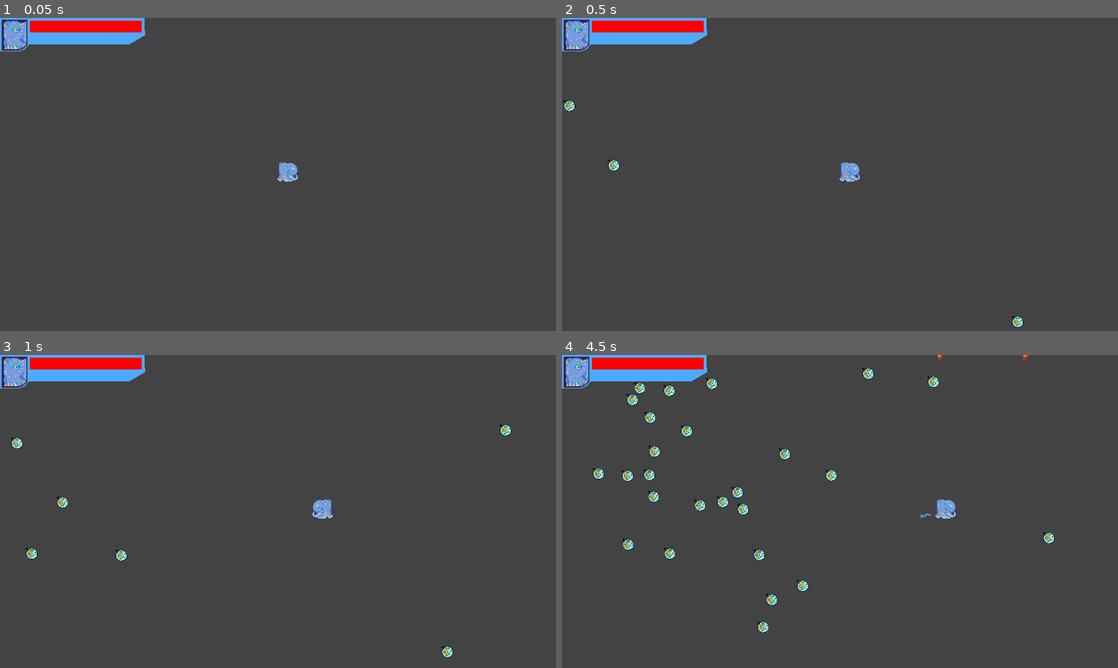
Above: before the commit, frames 1-4 (two rows, left to right).
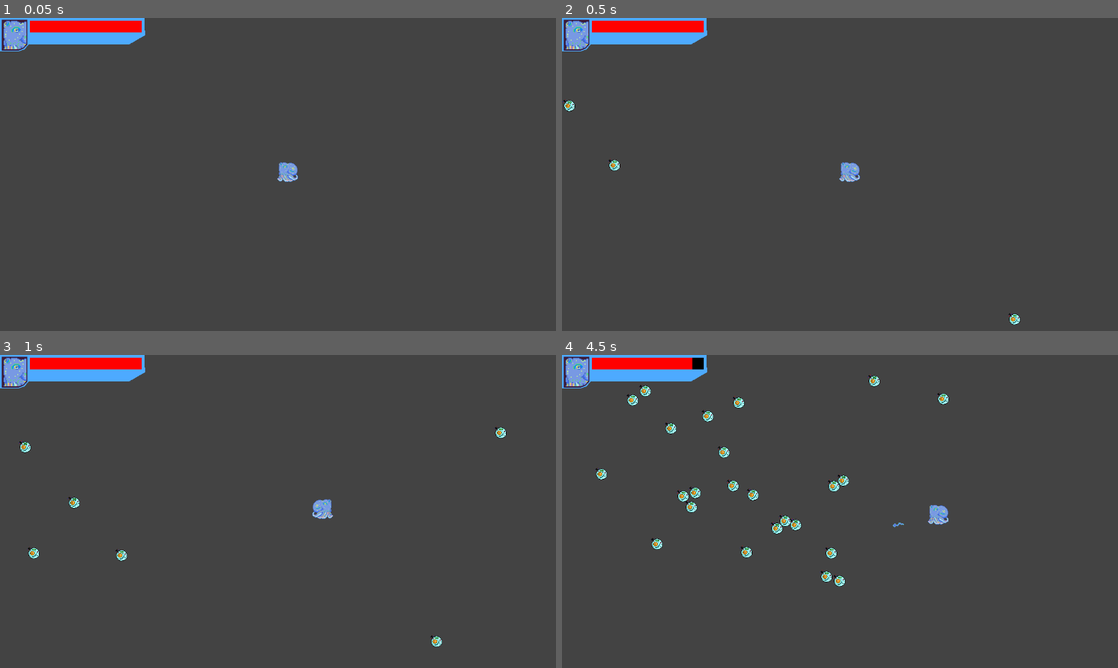
Above: after the commit, the same moments.

Repository: Igonorant/perfect-form
Game: Godot game, scene res://arenas/arena.tscn
Two runs of this game, one before a commit and one after it. Both use one fixed random seed, a clock stepped at 60 frames per second and the inputs below.
Inputs:
- Up to frame 1 (0.05 s): no input
- Up to frame 2 (0.5 s): no input
- Up to frame 3 (1 s): hold Right (move_right) from 0.53 s (still down); tap E (atk_e) at 0.6 s
- Up to frame 4 (4.5 s): release Right (move_right) at 1.28 s; hold Down (move_down) 1.28-2.03 s; tap one key every 0.75 s from 1.35 s: Q (atk_q) R (atk_r) W (atk_w) E (atk_e) Q (atk_q); hold Right (move_right) 2.03-2.78 s; hold Up (move_up) 2.78-3.53 s; hold Left (move_left) from 3.53 s (still down)

Frame 1 is identical in both runs. In frame 2, 0.1% of the frame differs, in the area x 8-83%, y 44-99%; in frame 3, 0.5%; in frame 4, 3.2%, in the area x 5-89%, y 0-89%.

Commit message:
Update velocity component to have its own resource

Diff:
--- a/characters/enemy.tscn
+++ b/characters/enemy.tscn
@@ -1,12 +1,21 @@
-[gd_scene load_steps=7 format=3 uid="uid://dpg3ryjkfw4dx"]
+[gd_scene load_steps=9 format=3 uid="uid://dpg3ryjkfw4dx"]
 
 [ext_resource type="Script" uid="uid://bwscga8f2qkix" path="res://characters/enemy.gd" id="1_1ohc2"]
 [ext_resource type="Texture2D" uid="uid://ta6vh22jk3wy" path="res://assets/placeholder_enemy.png" id="2_1ohc2"]
 [ext_resource type="PackedScene" uid="uid://dahnogck2kxfx" path="res://components/velocity/velocity_component.tscn" id="2_nhupr"]
 [ext_resource type="PackedScene" uid="uid://c2xqegxfit86j" path="res://components/hurt_box/hurt_box_component.tscn" id="4_ggbst"]
+[ext_resource type="Script" uid="uid://lbar7pylkoib" path="res://components/velocity/velocity_resource.gd" id="4_toq4n"]
 
 [sub_resource type="CircleShape2D" id="CircleShape2D_nhupr"]
 radius = 12.1655
+
+[sub_resource type="Resource" id="Resource_u8tuc"]
+script = ExtResource("4_toq4n")
+max_speed = 100.0
+acceleration = 500.0
+dynamic_friction = 0.0
+static_friction = 0.0
+metadata/_custom_type_script = "uid://lbar7pylkoib"
 
 [sub_resource type="CircleShape2D" id="CircleShape2D_toq4n"]
 radius = 13.1529
@@ -23,10 +32,7 @@
 shape = SubResource("CircleShape2D_nhupr")
 
 [node name="VelocityComponent" parent="." instance=ExtResource("2_nhupr")]
-velocity_limit = 50.0
-acceleration = 500.0
-dynamic_friction = 2.0
-static_friction = 100.0
+rsrc = SubResource("Resource_u8tuc")
 
 [node name="HurtBoxComponent" parent="." instance=ExtResource("4_ggbst")]
 damage = 10.0
--- a/characters/player.tscn
+++ b/characters/player.tscn
@@ -1,8 +1,9 @@
-[gd_scene load_steps=8 format=3 uid="uid://cqtr5u7m31ils"]
+[gd_scene load_steps=9 format=3 uid="uid://cqtr5u7m31ils"]
 
 [ext_resource type="Script" uid="uid://cwclpfp5ha3gj" path="res://characters/player.gd" id="1_onrkg"]
 [ext_resource type="Texture2D" uid="uid://b1rle3pptumof" path="res://assets/spritetopus.png" id="2_i3pqv"]
 [ext_resource type="PackedScene" uid="uid://dahnogck2kxfx" path="res://components/velocity/velocity_component.tscn" id="3_i3pqv"]
+[ext_resource type="Resource" uid="uid://coyvt6naj6q7g" path="res://components/velocity/instances/player.tres" id="4_h1q25"]
 [ext_resource type="PackedScene" uid="uid://b6o5k202plrx7" path="res://components/health/health_component.tscn" id="4_x0jl3"]
 [ext_resource type="PackedScene" uid="uid://cvl0gxgska63" path="res://components/blinking/blinking_component.tscn" id="5_evndh"]
 
@@ -25,6 +26,7 @@
 shape = SubResource("CircleShape2D_hqtel")
 
 [node name="VelocityComponent" parent="." instance=ExtResource("3_i3pqv")]
+rsrc = ExtResource("4_h1q25")
 
 [node name="HealthComponent" parent="." instance=ExtResource("4_x0jl3")]
 
--- /dev/null
+++ b/components/velocity/instances/player.tres
@@ -0,0 +1,13 @@
+[gd_resource type="Resource" script_class="VelocityResource" load_steps=2 format=3 uid="uid://coyvt6naj6q7g"]
+
+[ext_resource type="Script" uid="uid://lbar7pylkoib" path="res://components/velocity/velocity_resource.gd" id="1_taajl"]
+
+[resource]
+script = ExtResource("1_taajl")
+max_speed = 300.0
+acceleration = 1500.0
+dynamic_friction = 3.0
+static_friction = 300.0
+velocity = Vector2(0, 0)
+direction = Vector2(0, 0)
+metadata/_custom_type_script = "uid://lbar7pylkoib"
--- /dev/null
+++ b/components/velocity/instances/projectile.tres
@@ -0,0 +1,13 @@
+[gd_resource type="Resource" script_class="VelocityResource" load_steps=2 format=3 uid="uid://ino1ifpsr74f"]
+
+[ext_resource type="Script" uid="uid://lbar7pylkoib" path="res://components/velocity/velocity_resource.gd" id="1_oxi2o"]
+
+[resource]
+script = ExtResource("1_oxi2o")
+max_speed = 1000.0
+acceleration = 100000.0
+dynamic_friction = 0.0
+static_friction = 0.0
+velocity = Vector2(0, 0)
+direction = Vector2(0, 0)
+metadata/_custom_type_script = "uid://lbar7pylkoib"
--- a/components/velocity/velocity_component.gd
+++ b/components/velocity/velocity_component.gd
@@ -2,48 +2,44 @@
 class_name VelocityComponent
 extends Node
 
-@export var velocity_limit: float = 300.0 # maximum velocity in pixels/sec
-@export var acceleration: float = 1500.0 # pixels/sec^2
-@export var dynamic_friction: float = 3.0 # deceleration in %/sec (1 means 100%/s)
-@export var static_friction: float = 300.0 # deceleration in pixels/sec^2
+@export var rsrc: VelocityResource
 
-var m_velocity: Vector2
-var m_direction: Vector2
-
-
-func _ready() -> void:
-    m_direction = Vector2.ZERO
-
+## Current velocity vector in pixels/sec
+var _velocity: Vector2 = Vector2.ZERO
+## Current direction vector in pixels/sec
+var _direction: Vector2 = Vector2.ZERO
 
 func _process(delta: float) -> void:
     # Apply friction to both components
-    m_velocity = Vector2(_add_friction(m_velocity.x, delta), _add_friction(m_velocity.y, delta))
+    _velocity.x = _add_friction(_velocity.x, delta)
+    _velocity.y = _add_friction(_velocity.y, delta)
 
     # Accelerate if there is a direction input
-    if !m_direction.is_zero_approx():
-        m_velocity += m_direction.normalized() * (acceleration * delta)
+    if !_direction.is_zero_approx():
+        _velocity += _direction.normalized() * (rsrc.acceleration * delta)
 
     # Clamp velocity within limits
-    m_velocity = m_velocity.limit_length(velocity_limit)
+    _velocity = _velocity.limit_length(rsrc.max_speed)
 
 
 func _add_friction(velocity_axis: float, delta: float) -> float:
-    var velocity_decrement: float = static_friction * delta
+    var velocity_decrement: float = rsrc.static_friction * delta
 
     # Avoids oscilations in velocity when deceleration would invert velocity sign
     if abs(velocity_axis) < velocity_decrement:
         return 0.0
 
     # Apply dynamic and static friction
-    velocity_axis *= (1.0 - dynamic_friction * delta)
+    velocity_axis *= (1.0 - rsrc.dynamic_friction * delta)
     velocity_axis -= sign(velocity_axis) * velocity_decrement
 
     return velocity_axis
 
 
-func set_direction(direction: Vector2) -> void:
-    m_direction = direction
+func set_direction(direction: Vector2) -> void: _direction = direction
 
+func get_direction() -> Vector2: return _direction
 
-func get_velocity() -> Vector2:
-    return m_velocity
+func set_velocity(velocity: Vector2) -> void: _velocity = velocity
+
+func get_velocity() -> Vector2: return _velocity
--- /dev/null
+++ b/components/velocity/velocity_resource.gd
@@ -0,0 +1,12 @@
+@icon("res://assets/icons/boots.png")
+class_name VelocityResource
+extends Resource
+
+## Maximum speed in pixels/sec
+@export var max_speed: float = 300.0
+## Acceleration in pixels/sec^2
+@export var acceleration: float = 1500.0
+## Deceleration in %/sec (1 means 100%/s)
+@export var dynamic_friction: float = 3.0
+## Deceleration in pixels/sec^2
+@export var static_friction: float = 300.0
--- /dev/null
+++ b/components/velocity/velocity_resource.tres
@@ -0,0 +1,7 @@
+[gd_resource type="Resource" script_class="VelocityResource" load_steps=2 format=3 uid="uid://bjnwwcpjr4p2s"]
+
+[ext_resource type="Script" uid="uid://lbar7pylkoib" path="res://components/velocity/velocity_resource.gd" id="1_1tdhp"]
+
+[resource]
+script = ExtResource("1_1tdhp")
+metadata/_custom_type_script = "uid://lbar7pylkoib"
--- a/test_stuff/projectile.gd
+++ b/test_stuff/projectile.gd
@@ -17,8 +17,7 @@
     position = m_spawn_position
     rotation = m_spawn_direction.angle()
     c_velocity.set_direction(m_spawn_direction)
-    c_velocity.velocity_limit = speed
-    c_velocity.m_velocity = m_spawn_direction.normalized() * speed
+    c_velocity.set_velocity(m_spawn_direction.normalized() * speed)
     m_effect = get_node_or_null("ShakingLightningEffect")
     if (m_effect):
         m_effect.rotation = randf_range(0.0, TAU)
--- a/test_stuff/projectile.tscn
+++ b/test_stuff/projectile.tscn
@@ -1,10 +1,11 @@
-[gd_scene load_steps=9 format=3 uid="uid://ctbnto7f4ovr7"]
+[gd_scene load_steps=10 format=3 uid="uid://ctbnto7f4ovr7"]
 
 [ext_resource type="Script" uid="uid://q5868nlellyn" path="res://test_stuff/projectile.gd" id="1_dgwo2"]
 [ext_resource type="Texture2D" uid="uid://jm4emo7kt814" path="res://assets/poderzin.png" id="1_qxf0c"]
 [ext_resource type="PackedScene" uid="uid://8vfq3sh7p24k" path="res://effects/shaking_lightning_effect.tscn" id="2_7c74f"]
 [ext_resource type="Script" uid="uid://djmqb2cpcmfek" path="res://components/velocity/velocity_component.gd" id="2_dgwo2"]
 [ext_resource type="PackedScene" uid="uid://c2xqegxfit86j" path="res://components/hurt_box/hurt_box_component.tscn" id="4_4mxer"]
+[ext_resource type="Resource" uid="uid://ino1ifpsr74f" path="res://components/velocity/instances/projectile.tres" id="4_hlvr6"]
 
 [sub_resource type="CircleShape2D" id="CircleShape2D_sxmqc"]
 radius = 11.0114
@@ -27,7 +28,7 @@
 
 [node name="VelocityComponent" type="Node" parent="."]
 script = ExtResource("2_dgwo2")
-acceleration = 0.0
+rsrc = ExtResource("4_hlvr6")
 metadata/_custom_type_script = "uid://djmqb2cpcmfek"
 
 [node name="Life" type="Timer" parent="."]
--- a/test_stuff/projectile_burst.tscn
+++ b/test_stuff/projectile_burst.tscn
@@ -1,6 +1,7 @@
-[gd_scene load_steps=31 format=3 uid="uid://dq72r18ypbkjh"]
+[gd_scene load_steps=32 format=3 uid="uid://dq72r18ypbkjh"]
 
 [ext_resource type="Script" uid="uid://ni1m0he31yf1" path="res://test_stuff/projectile_burst.gd" id="1_8vnhb"]
+[ext_resource type="Resource" uid="uid://ino1ifpsr74f" path="res://components/velocity/instances/projectile.tres" id="3_i86pm"]
 [ext_resource type="Script" uid="uid://djmqb2cpcmfek" path="res://components/velocity/velocity_component.gd" id="3_xl8h3"]
 [ext_resource type="PackedScene" uid="uid://c2xqegxfit86j" path="res://components/hurt_box/hurt_box_component.tscn" id="4_fse1d"]
 [ext_resource type="Texture2D" uid="uid://cpfy3yyct3kio" path="res://assets/fireburst-Sheet.png" id="4_l80lp"]
@@ -206,7 +207,7 @@
 
 [node name="VelocityComponent" type="Node" parent="."]
 script = ExtResource("3_xl8h3")
-acceleration = 30000.0
+rsrc = ExtResource("3_i86pm")
 metadata/_custom_type_script = "uid://djmqb2cpcmfek"
 
 [node name="Life" type="Timer" parent="."]
--- a/test_stuff/projectile_zap.gd
+++ b/test_stuff/projectile_zap.gd
@@ -5,7 +5,7 @@
 
 
 func _on_change_direction_timer_timeout() -> void:
-    var new_dir = c_velocity.m_direction + Vector2(randf_range(max_variation, -max_variation), randf_range(max_variation, -max_variation))
+    var new_dir = c_velocity.get_direction() + Vector2(randf_range(max_variation, -max_variation), randf_range(max_variation, -max_variation))
     new_dir = new_dir.normalized()
     c_velocity.set_direction(new_dir)
     rotation = new_dir.angle()
--- a/test_stuff/projectile_zap.tscn
+++ b/test_stuff/projectile_zap.tscn
@@ -1,9 +1,10 @@
-[gd_scene load_steps=11 format=3 uid="uid://b2u66xa2rrt58"]
+[gd_scene load_steps=12 format=3 uid="uid://b2u66xa2rrt58"]
 
 [ext_resource type="Script" uid="uid://8hm1g75fx00r" path="res://test_stuff/projectile_zap.gd" id="1_qqbiv"]
 [ext_resource type="Texture2D" uid="uid://cgcr7jhfjf11j" path="res://assets/spermatozoa-sheet.png" id="2_4t2lt"]
 [ext_resource type="Script" uid="uid://djmqb2cpcmfek" path="res://components/velocity/velocity_component.gd" id="3_mvqps"]
 [ext_resource type="PackedScene" uid="uid://c2xqegxfit86j" path="res://components/hurt_box/hurt_box_component.tscn" id="4_sls52"]
+[ext_resource type="Resource" uid="uid://ino1ifpsr74f" path="res://components/velocity/instances/projectile.tres" id="4_v3pn4"]
 
 [sub_resource type="CapsuleShape2D" id="CapsuleShape2D_4t2lt"]
 radius = 3.0
@@ -57,10 +58,7 @@
 
 [node name="VelocityComponent" type="Node" parent="."]
 script = ExtResource("3_mvqps")
-velocity_limit = 450.0
-acceleration = 30000.0
-dynamic_friction = 0.0
-static_friction = 0.0
+rsrc = ExtResource("4_v3pn4")
 metadata/_custom_type_script = "uid://djmqb2cpcmfek"
 
 [node name="Life" type="Timer" parent="."]
Not shown, added: components/velocity/velocity_resource.gd.uid
